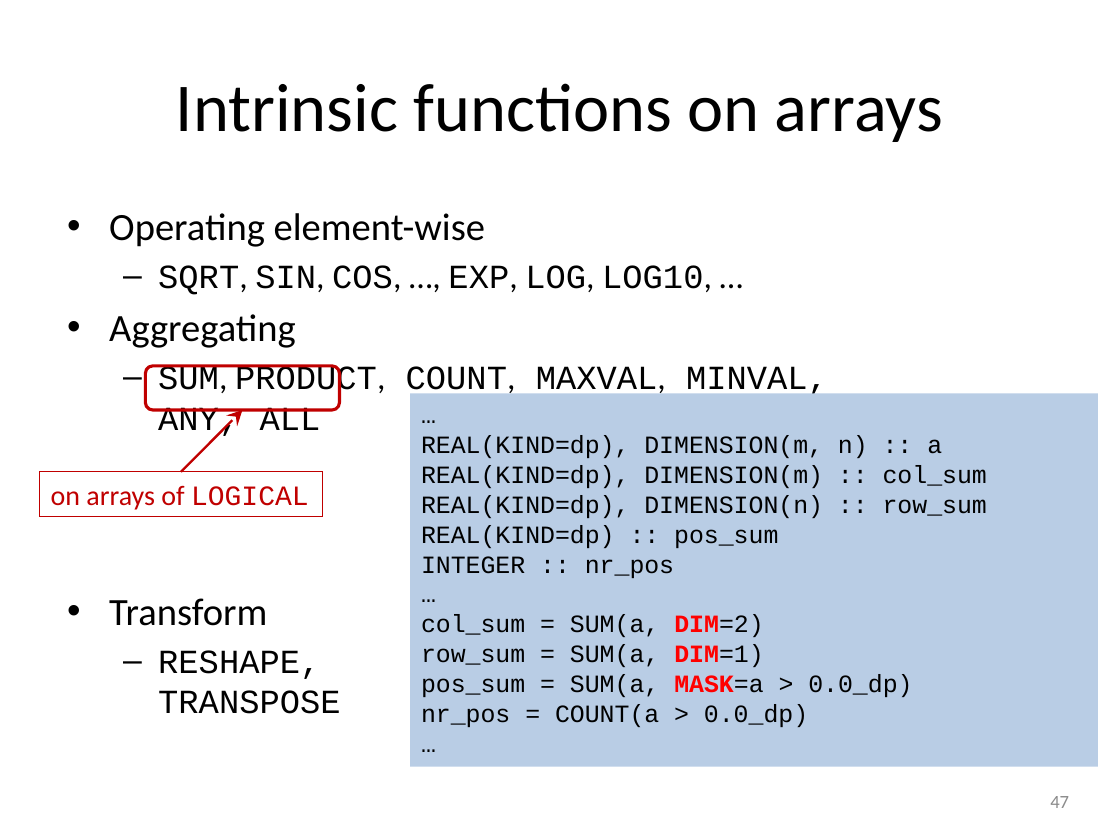
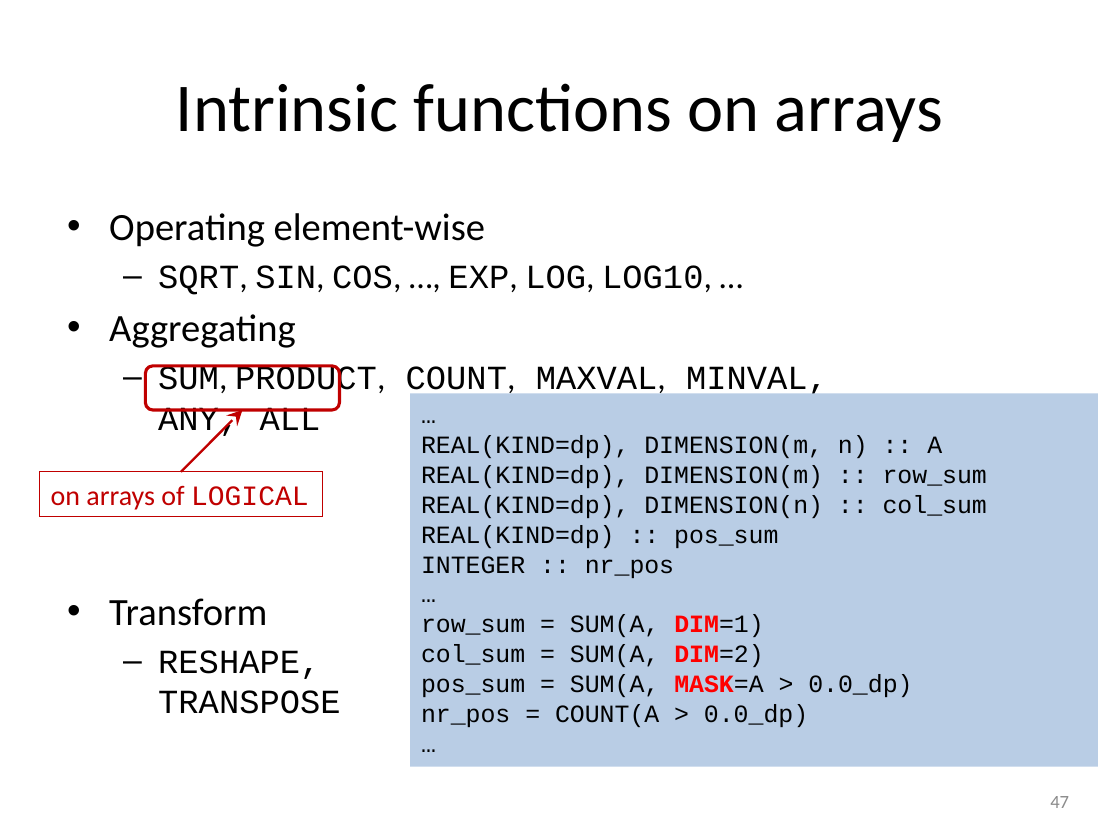
Before and after one commit to gjbex/Fortran-for-programmers, a slide deck: slide 47 of fortran_for_programmers.pptx. Drawn at 1120x840 pixels with LibreOffice and Linux fonts; fonts in the diff are those of the drawing. Boxes give left, top, right and bottom in pixels: in the first picture for what was removed or moved away, otherwise in the second. Text is boxed around its words. In the diff, an @@ line names an element or a change of style, - is before the commit and + after.

Commit message:
Fix typos

```diff
--- a/fortran_for_programmers.pptx
+++ b/fortran_for_programmers.pptx
@@ text in rectangle at [421,435,987,518]: text changed @@
-REAL(KIND=dp), DIMENSION(m, n) :: a
-REAL(KIND=dp), DIMENSION(m) :: col_sum
-REAL(KIND=dp), DIMENSION(n) :: row_sum
+REAL(KIND=dp), DIMENSION(m, n) :: A
+REAL(KIND=dp), DIMENSION(m) :: row_sum
+REAL(KIND=dp), DIMENSION(n) :: col_sum
@@ text in rectangle at [421,614,912,727]: text changed @@
-col_sum = SUM(a, DIM=2)
-row_sum = SUM(a, DIM=1)
-pos_sum = SUM(a, MASK=a > 0.0_dp)
-nr_pos = COUNT(a > 0.0_dp)
+row_sum = SUM(A, DIM=1)
+col_sum = SUM(A, DIM=2)
+pos_sum = SUM(A, MASK=A > 0.0_dp)
+nr_pos = COUNT(A > 0.0_dp)
```
Also in this commit, not shown: 5 other slides changed.
